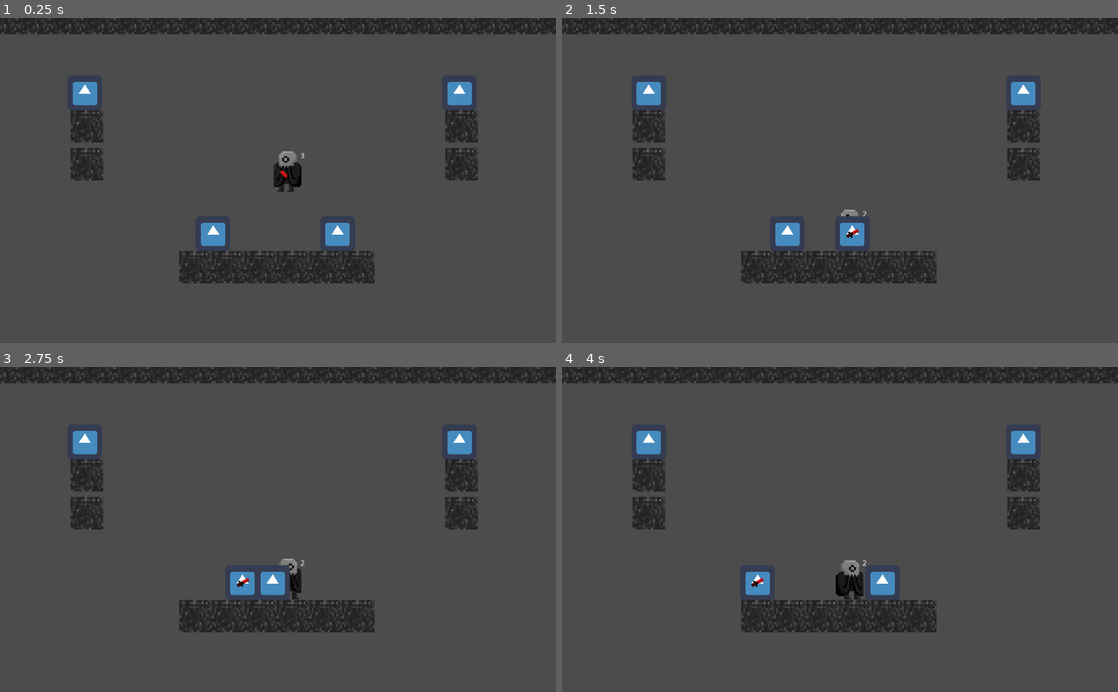
Above: before the commit, frames 1-4 (two rows, left to right).
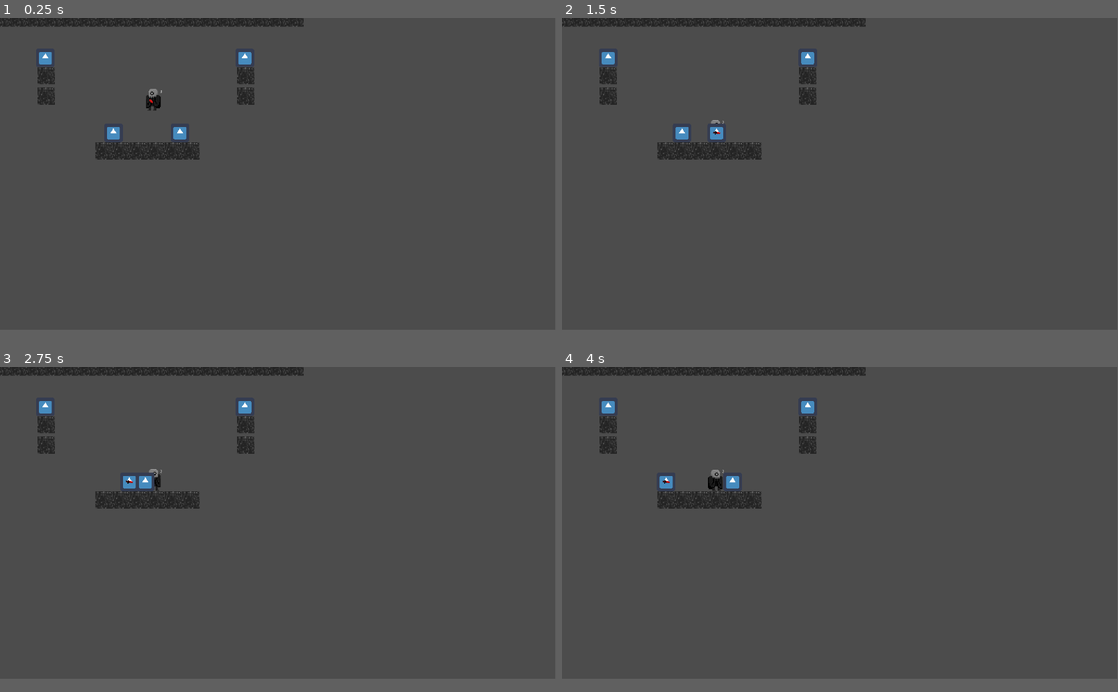
Above: after the commit, the same moments.

Repository: ben-caldwell/dagger-game
Game: Godot game, scene res://scenes/TestLevel.tscn
Two runs of this game, one before a commit and one after it. Both use one fixed random seed, a clock stepped at 60 frames per second and the inputs below. The engine's default icon, where the game draws it, is replaced by a stand-in: a white triangle on a blue panel in a dark square.
Inputs (mouse positions are in pixels of both pictures, inside the frame that each line leads up to):
- Up to frame 1 (0.25 s): no input
- Up to frame 2 (1.5 s): move the mouse to (962, 164) at 0.52 s; click (962, 164) at 0.67 s; move the mouse to (728, 196) at 1.27 s; click (728, 196) at 1.42 s
- Up to frame 3 (2.75 s): move the mouse to (333, 458) at 2.02 s; click (333, 458) at 2.17 s
- Up to frame 4 (4 s): move the mouse to (812, 594) at 2.77 s; click (812, 594) at 2.92 s; move the mouse to (1006, 578) at 3.52 s; click (1006, 578) at 3.67 s
The window is 800x468 before the commit and 799x449 after it. Grey fills any space a smaller window leaves; there, only what the larger window draws over its background counts as a difference.

The runs differ from the first frame. In frame 1, 10% of the frame differs, in the area x 0-100%, y 0-82%; in frame 2, 9.9%; in frame 3, 10%; in frame 4, 10%.

Commit message:
Change window size to 1080p.

Diff:
--- a/game_test/project.godot
+++ b/game_test/project.godot
@@ -23,6 +23,12 @@
 
 Global="*res://scenes/Global.tscn"
 
+[display]
+
+window/size/width=1920
+window/size/height=1080
+window/size/fullscreen=true
+
 [layer_names]
 
 2d_render/layer_1="Player"
